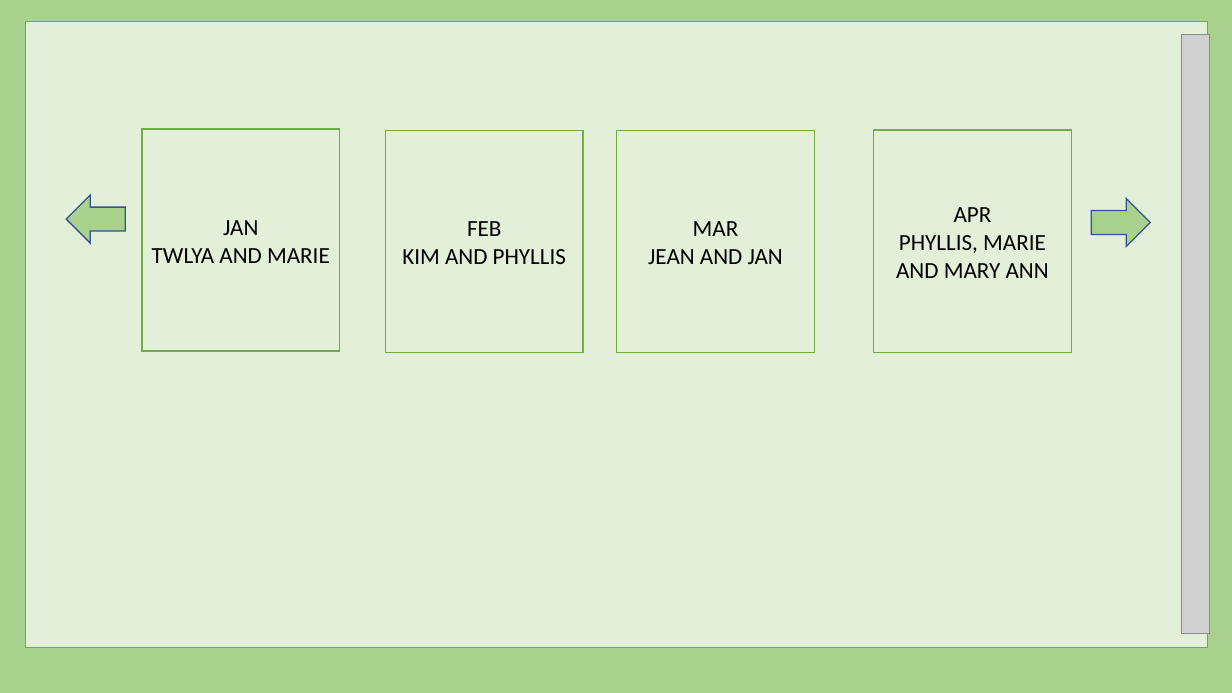
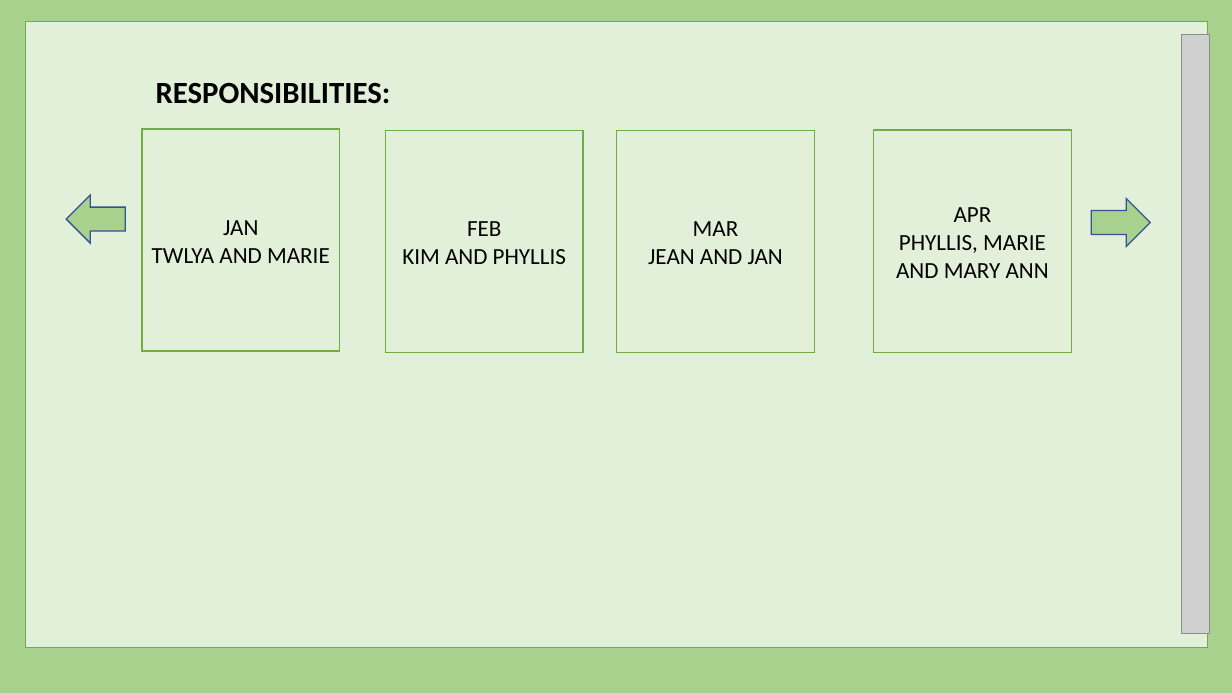
Before and after one commit to harishvavilala/Betterhappo, a slide deck: slide 8 of Powerpoints/BannerManagment.pptx (slide 7 before the commit). Drawn at 1232x693 pixels with LibreOffice and Linux fonts; fonts in the diff are those of the drawing; grey boxes stand for pictures. Boxes give left, top, right and bottom in pixels: in the first picture for what was removed or moved away, otherwise in the second. Text is boxed around its words. In the diff, an @@ line names an element or a change of style, - is before the commit and + after.

```diff
--- a/Powerpoints/BannerManagment.pptx
+++ b/Powerpoints/BannerManagment.pptx
@@ text added at (156,82,391,104), 24 pt, text #000000, bold @@
+RESPONSIBILITIES:
```
Also in this commit, not shown: 2 other slides changed, 1 slide added.
